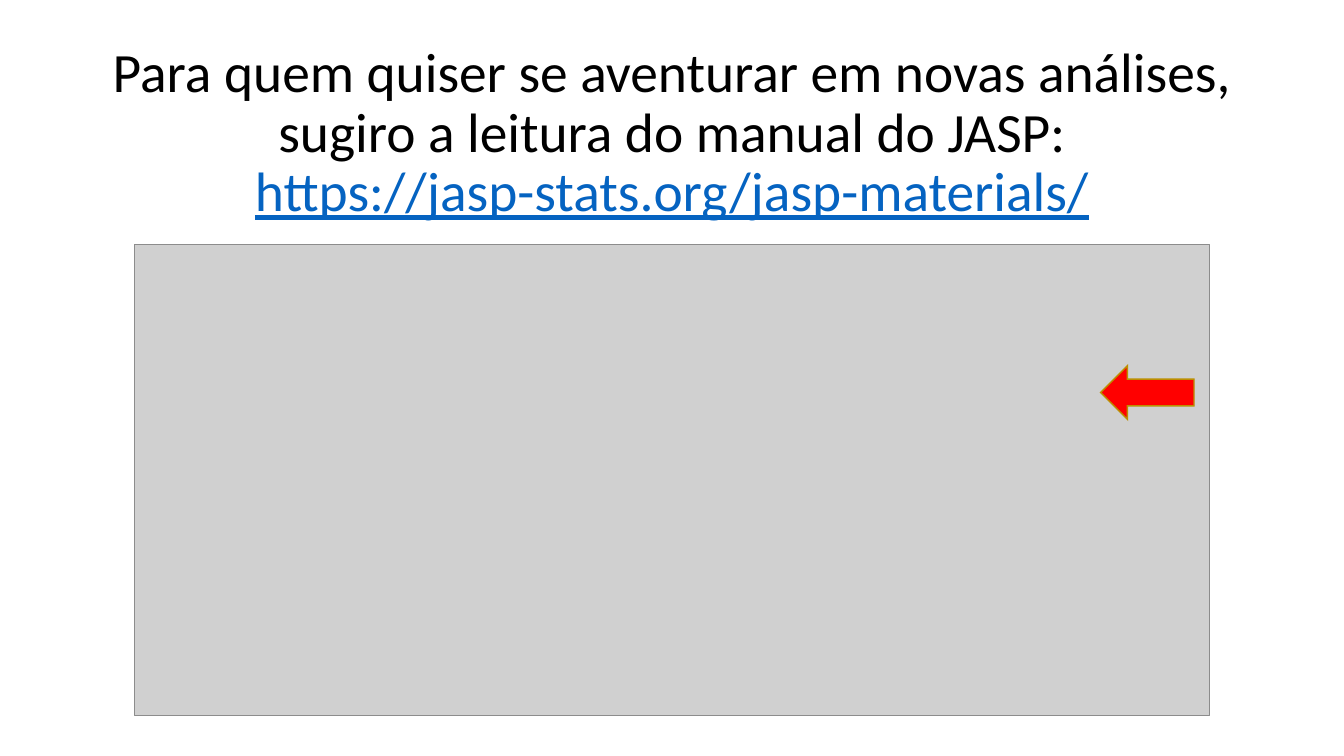
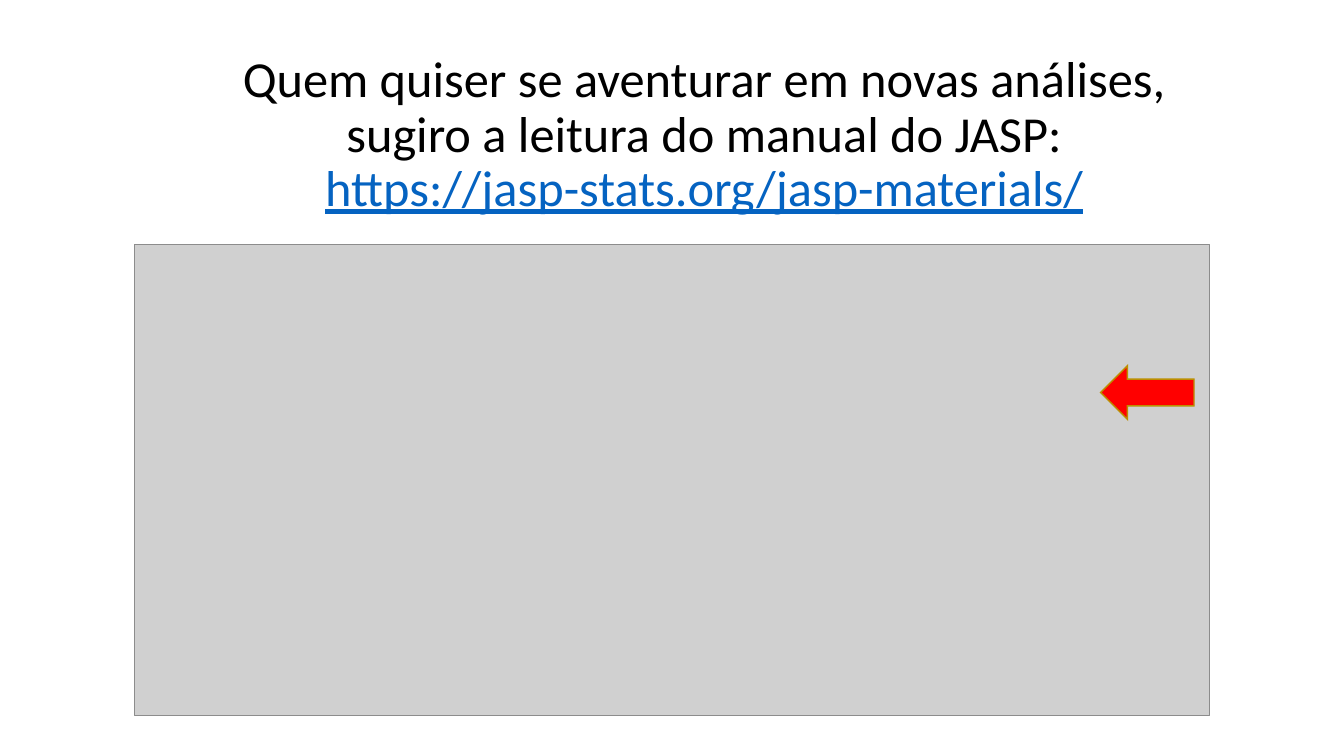
Before and after one commit to GustavHM/ABOP2021, a slide deck: slide 22 of Primeiros Passos - Análise de dados.pptx. Drawn at 1344x756 pixels with LibreOffice and Linux fonts; fonts in the diff are those of the drawing; grey boxes stand for pictures. Boxes give left, top, right and bottom in pixels: in the first picture for what was removed or moved away, otherwise in the second. Text is boxed around its words. In the diff, an @@ line names an element or a change of style, - is before the commit and + after.

Commit message:
slides

```diff
--- a/Primeiros Passos - Análise de dados.pptx
+++ b/Primeiros Passos - Análise de dados.pptx
@@ title at <box>243,62,1165,215</box>: text changed; size 39.6 to 36 pt @@
-Para quem quiser se aventurar em novas análises, sugiro a leitura do manual do JASP:
-https://jasp-stats.org/jasp-materials/
+Quem quiser se aventurar em novas análises, sugiro a leitura do manual do JASP:
+https://jasp-stats.org/jasp-materials/
```
